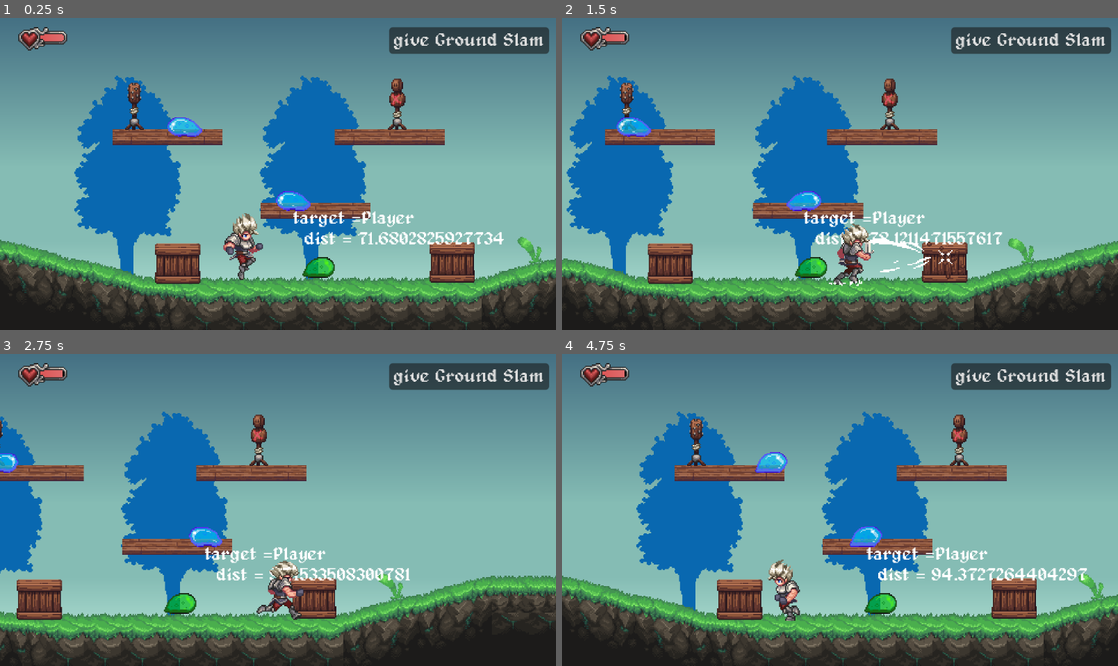
Above: before the commit, frames 1-4 (two rows, left to right).
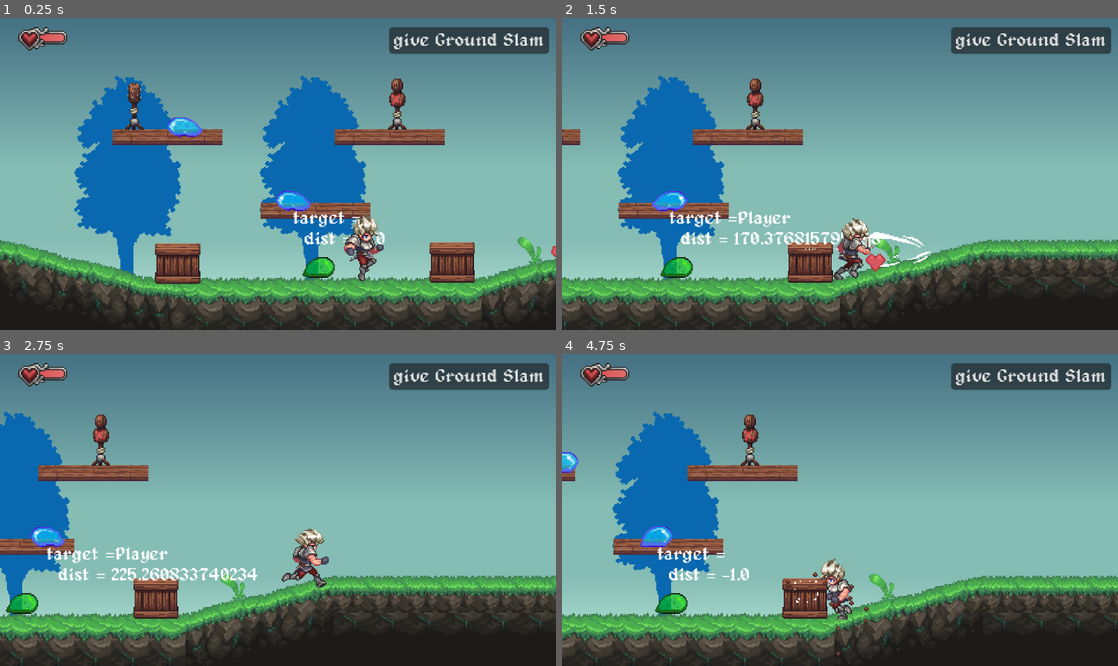
Above: after the commit, the same moments.

Repository: wulalal1/metroidvania_forge
Game: Godot game, scene res://level/00_forest/07.tscn
Two runs of this game, one before a commit and one after it. Both use one fixed random seed, a clock stepped at 60 frames per second and the inputs below. This scene is started directly instead of the project's main scene.
Inputs (mouse positions are in pixels of both pictures, inside the frame that each line leads up to):
- Up to frame 1 (0.25 s): no input
- Up to frame 2 (1.5 s): tap Enter at 0.5 s; move the mouse to (962, 158) at 0.52 s; hold D (right) 0.53-1.28 s; hold L (action) 0.53-1.28 s; click (962, 158) at 0.67 s; tap Space (jump) at 0.77 s; move the mouse to (728, 189) at 1.27 s; hold S (down) from 1.28 s (still down); tap J (attack) at 1.35 s
- Up to frame 3 (2.75 s): tap Space (jump) at 1.52 s; move the mouse to (333, 441) at 2.02 s; release S (down) at 2.03 s; hold D (right) from 2.03 s (still down); hold K (dash) from 2.03 s (still down)
- Up to frame 4 (4.75 s): move the mouse to (812, 572) at 2.77 s; release D (right) at 2.78 s; release K (dash) at 2.78 s; hold W (up) 2.78-3.53 s; tap Shift at 2.85 s; click (812, 572) at 2.92 s; tap Space (jump) at 3.02, 3.77, 4.52 s; move the mouse to (1006, 556) at 3.52 s; hold L (action) 3.53-4.28 s; hold A (left) from 3.53 s (still down); move the mouse to (673, 463) at 4.27 s; tap J (attack) at 4.35 s

The runs differ from the first frame. In frame 1, 2.2% of the frame differs, in the area x 40-100%, y 61-85%; in frame 2, 36%, in the area x 0-100%, y 5-100%; in frame 3, 29%; in frame 4, 35%.

Commit message:
更新物品掉落

Diff:
--- a/enemies/slime_2/slime_2.tscn
+++ b/enemies/slime_2/slime_2.tscn
@@ -15,6 +15,8 @@
 [ext_resource type="Script" uid="uid://bioe54vnv8g64" path="res://enemies/scripts/sensors/player_sensor.gd" id="13_3jlja"]
 [ext_resource type="Script" uid="uid://dbh873mkpjec2" path="res://enemies/scripts/enemy_hit_particles.gd" id="14_dq0sk"]
 [ext_resource type="Script" uid="uid://dpmqf183mx5sj" path="res://00_global/visual_effects/hit_particle_settings.gd" id="15_uucha"]
+[ext_resource type="Script" uid="uid://bjx867jy86jqx" path="res://general/script/loot_dropper.gd" id="16_qpicr"]
+[ext_resource type="Script" uid="uid://duijklckklu77" path="res://general/script/loot_data.gd" id="17_vpnvx"]
 
 [sub_resource type="CapsuleShape2D" id="CapsuleShape2D_e3lcx"]
 radius = 8.0
@@ -153,6 +155,12 @@
 color = Color(0.006456087, 0.6228548, 0.95484024, 1)
 metadata/_custom_type_script = "uid://dpmqf183mx5sj"
 
+[sub_resource type="Resource" id="Resource_2mgqq"]
+script = ExtResource("17_vpnvx")
+item = "uid://40st5uhu6ds8"
+maximum = 6
+metadata/_custom_type_script = "uid://duijklckklu77"
+
 [node name="Slime2" type="CharacterBody2D"]
 collision_layer = 0
 collision_mask = 3
@@ -249,3 +257,9 @@
 hit_particles = Array[ExtResource("15_uucha")]([SubResource("Resource_qpicr")])
 death_particles = Array[ExtResource("15_uucha")]([SubResource("Resource_vpnvx"), SubResource("Resource_7lkcl")])
 metadata/_custom_type_script = "uid://dbh873mkpjec2"
+
+[node name="LootDropper" type="Marker2D" parent="."]
+position = Vector2(-1, -13)
+script = ExtResource("16_qpicr")
+items = Array[ExtResource("17_vpnvx")]([SubResource("Resource_2mgqq")])
+metadata/_custom_type_script = "uid://bjx867jy86jqx"
--- a/level/00_forest/07.tscn
+++ b/level/00_forest/07.tscn
@@ -15,6 +15,7 @@
 [ext_resource type="Script" uid="uid://dpmqf183mx5sj" path="res://00_global/visual_effects/hit_particle_settings.gd" id="13_4hya2"]
 [ext_resource type="Script" uid="uid://c8kuda8wrkqje" path="res://general/script/damage_area.gd" id="14_lswfi"]
 [ext_resource type="AudioStream" uid="uid://b8jhai4c6014k" path="res://enemies/slime/slime_hit.wav" id="15_api2s"]
+[ext_resource type="PackedScene" uid="uid://40st5uhu6ds8" path="res://general/health_pickup/health_pickup.tscn" id="16_eillp"]
 
 [sub_resource type="Gradient" id="Gradient_dq0sk"]
 offsets = PackedFloat32Array(0.4651163, 1)
@@ -83,7 +84,7 @@
 metadata/_custom_type_script = "uid://crir7djhqs0l2"
 
 [node name="PlayerSpawn" parent="." instance=ExtResource("3_ly1mx")]
-position = Vector2(211, 195)
+position = Vector2(315, 196)
 
 [node name="SpikeDummy2" parent="." instance=ExtResource("4_b6inf")]
 position = Vector2(343, 97)
@@ -137,3 +138,6 @@
 [node name="CollisionShape2D2" type="CollisionShape2D" parent="Sprite2D/DamageArea"]
 position = Vector2(0, -12)
 shape = SubResource("RectangleShape2D_3jst0")
+
+[node name="HealthPickup" parent="." instance=ExtResource("16_eillp")]
+position = Vector2(485, 175)
--- a/level/props/crate_wooden.tscn
+++ b/level/props/crate_wooden.tscn
@@ -7,12 +7,20 @@
 [ext_resource type="Resource" uid="uid://cdhsp4kmsm4ht" path="res://00_global/visual_effects/hit_particle_settings/hit_wood_large.tres" id="5_h5ua2"]
 [ext_resource type="Script" uid="uid://c8kuda8wrkqje" path="res://general/script/damage_area.gd" id="6_wgc76"]
 [ext_resource type="Texture2D" uid="uid://8jkst4d62cuw" path="res://general/sprites/props_destructible.png" id="7_2o2hl"]
+[ext_resource type="Script" uid="uid://bjx867jy86jqx" path="res://general/script/loot_dropper.gd" id="8_w3ttv"]
+[ext_resource type="Script" uid="uid://duijklckklu77" path="res://general/script/loot_data.gd" id="9_rbly5"]
 
 [sub_resource type="RectangleShape2D" id="RectangleShape2D_yqyk6"]
 size = Vector2(39, 35)
 
 [sub_resource type="RectangleShape2D" id="RectangleShape2D_4ptdm"]
 size = Vector2(37, 31)
+
+[sub_resource type="Resource" id="Resource_h5ua2"]
+script = ExtResource("9_rbly5")
+item = "uid://40st5uhu6ds8"
+drop_chance = 1.0
+metadata/_custom_type_script = "uid://duijklckklu77"
 
 [node name="Crate" type="Node2D"]
 script = ExtResource("1_4ptdm")
@@ -43,3 +51,9 @@
 [node name="CollisionShape2D" type="CollisionShape2D" parent="StaticBody2D"]
 position = Vector2(-0.5, 2)
 shape = SubResource("RectangleShape2D_4ptdm")
+
+[node name="LootDropper" type="Marker2D" parent="."]
+position = Vector2(-1, -13)
+script = ExtResource("8_w3ttv")
+items = Array[ExtResource("9_rbly5")]([SubResource("Resource_h5ua2")])
+metadata/_custom_type_script = "uid://bjx867jy86jqx"
Not shown: 1 places in enemies/slime_2/slime_2.tscn that only renumber resources
Not shown: 1 places in level/00_forest/07.tscn that only renumber resources
Not shown: 1 places in level/props/crate_wooden.tscn that only renumber resources
